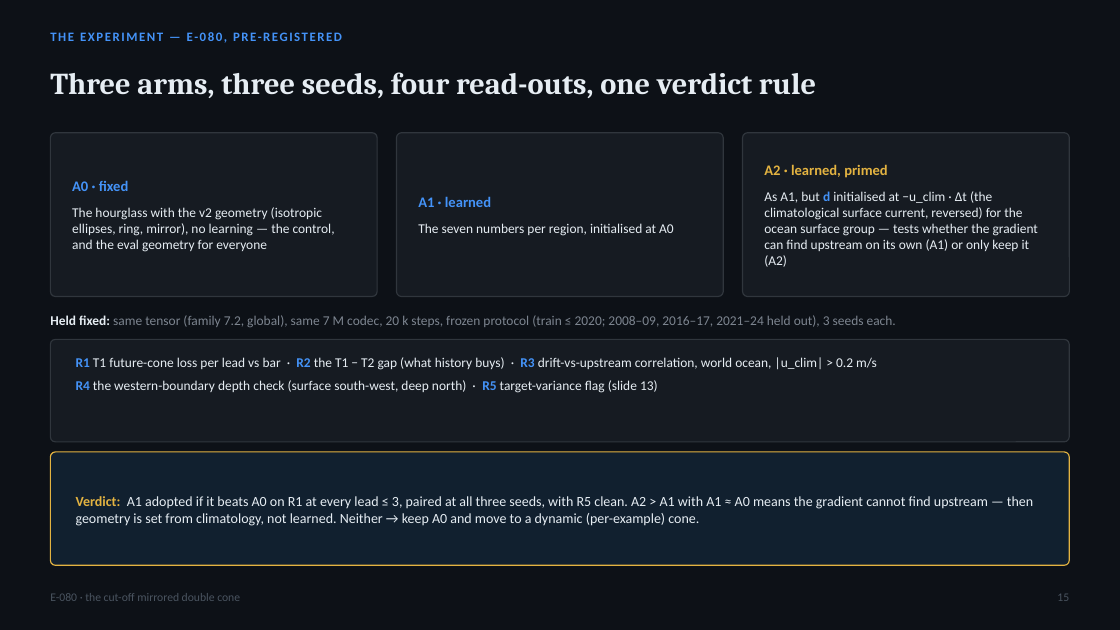
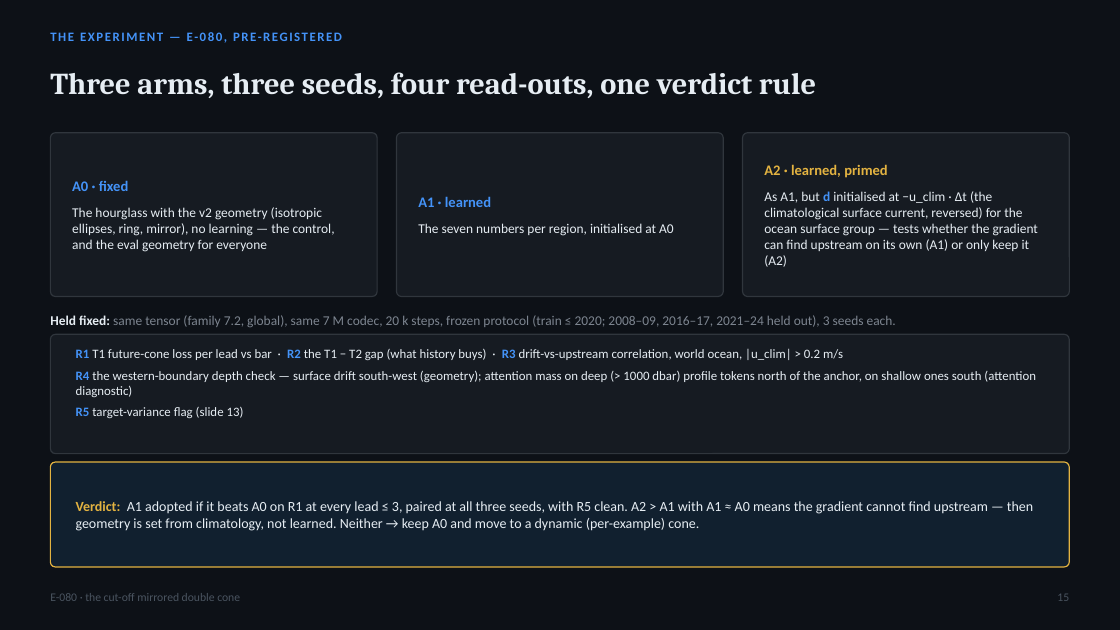
Before and after one commit to blauewelt/earth, a slide deck: slide 15 of ml/plans/E080_hourglass_cone_deck.pptx. Drawn at 1120x630 pixels with LibreOffice and Linux fonts; fonts in the diff are those of the drawing. Boxes give left, top, right and bottom in pixels: in the first picture for what was removed or moved away, otherwise in the second. Text is boxed around its words. In the diff, an @@ line names an element or a change of style, - is before the commit and + after.

```diff
--- a/ml/plans/E080_hourglass_cone_deck.pptx
+++ b/ml/plans/E080_hourglass_cone_deck.pptx
@@ rounded rectangle: place and size @@
-rounded rectangle at [50,339,1070,442]
+rounded rectangle at [50,334,1070,454]
@@ rounded rectangle at [50,334,1070,454]: proportions changed @@
@@ text at [76,349,843,360]: size 11.5 to 11 pt in "R1 T1 future-cone loss per lead vs ..."; less space between paragraphs @@
@@ text "R1 T1 future-cone loss per ...": place and size @@
-text "R1 T1 future-cone loss per ..." at [76,357,877,393]
+text "R1 T1 future-cone loss per ..." at [76,349,1036,418]
@@ text at [76,371,1036,418]: text changed; size 11.5 to 11 pt @@
-R4 the western-boundary depth check (surface south-west, deep north) · R5 target-variance flag (slide 13)
+R4 the western-boundary depth check — surface drift south-west (geometry); attention mass on deep (> 1000 dbar) profile tokens north of the anchor, on shallow ones south (attention diagnostic)
+R5 target-variance flag (slide 13)
@@ rounded rectangle at [50,462,1070,567]: proportions changed @@
@@ rounded rectangle: place and size @@
-rounded rectangle at [50,452,1070,565]
+rounded rectangle at [50,462,1070,567]
@@ text "Verdict: A1 adopted if it ...": place and size @@
-text "Verdict: A1 adopted if it ..." at [76,496,1033,526]
+text "Verdict: A1 adopted if it ..." at [76,501,1033,531]
```
Also in this commit, not shown: 6 other slides changed, 6 other files.
